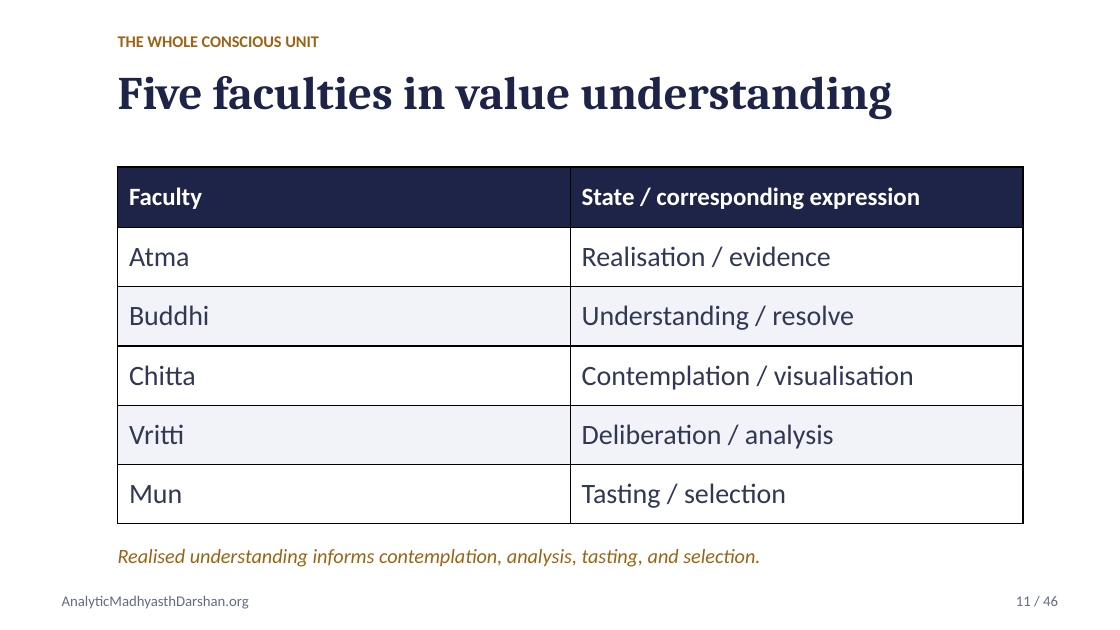
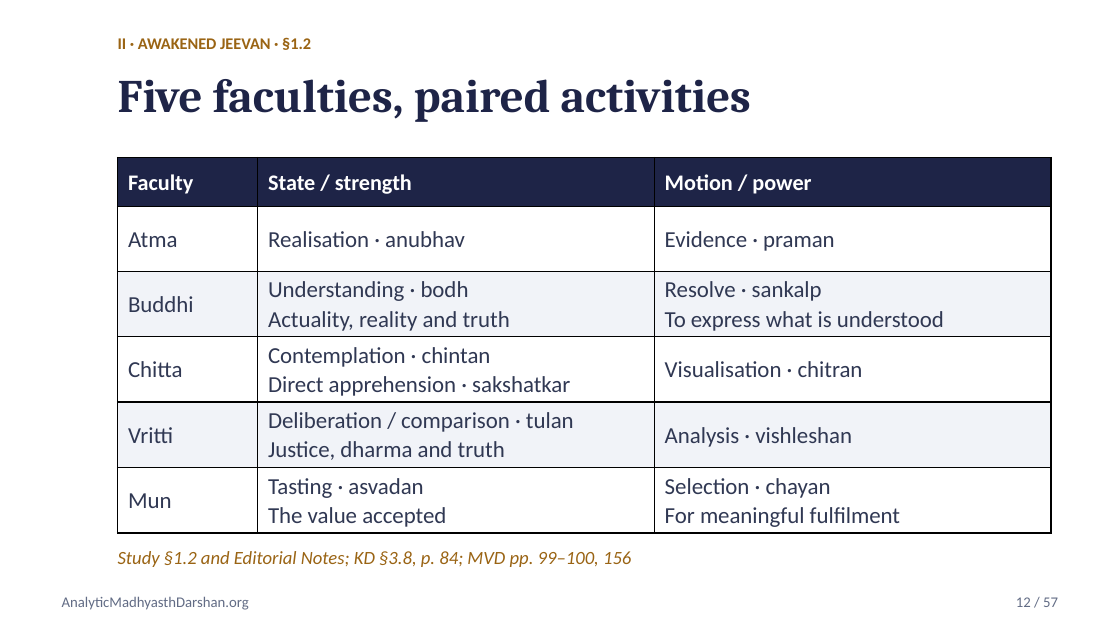
Before and after one commit to raghavamohan/AnalyticMadhyasthDarshan, a slide deck: slide 12 of Studies/Axiology-Value-Theory/Axiology-Value-Theory-Madhyasth-Darshan.pptx (slide 11 before the commit). Drawn at 1120x630 pixels with LibreOffice and Linux fonts; fonts in the diff are those of the drawing. Boxes give left, top, right and bottom in pixels: in the first picture for what was removed or moved away, otherwise in the second. Text is boxed around its words. In the diff, an @@ line names an element or a change of style, - is before the commit and + after.

Commit message:
Expand axiology companion deck with detailed value framework

```diff
--- a/Studies/Axiology-Value-Theory/Axiology-Value-Theory-Madhyasth-Darshan.pptx
+++ b/Studies/Axiology-Value-Theory/Axiology-Value-Theory-Madhyasth-Darshan.pptx
@@ text at [118,37,311,50]: text changed @@
-THE WHOLE CONSCIOUS UNIT
+II · AWAKENED JEEVAN · §1.2
@@ text at [118,79,751,122]: text changed @@
-Five faculties in value understanding
+Five faculties, paired activities
@@ table at [118,158,1051,531] @@
-column 2: State / corresponding expression | Realisation / evidence | Understanding / resolve | Contemplation / visualisation | Deliberation / analysis | Tasting / selection
+column 2: State / strength | Realisation · anubhav | Understanding · bodh / Actuality, reality and truth | Contemplation · chintan / Direct apprehension · sakshatkar | Deliberation / comparison · tulan / Justice, dharma and truth | Tasting · asvadan / The value accepted
+column 3: Motion / power | Evidence · praman | Resolve · sankalp / To express what is understood | Visualisation · chitran | Analysis · vishleshan | Selection · chayan / For meaningful fulfilment
@@ table: place and size @@
-table at [118,167,1023,524]
+table at [118,158,1051,531]
@@ text at [118,551,631,567]: text changed; size 13 to 12 pt @@
-Realised understanding informs contemplation, analysis, tasting, and selection.
+Study §1.2 and Editorial Notes; KD §3.8, p. 84; MVD pp. 99–100, 156
@@ text at [1016,597,1058,607]: text changed @@
-11 / 46
+12 / 57
```
Also in this commit, not shown: 18 other slides changed, 38 slides added, 27 slides removed, 1 other file.
